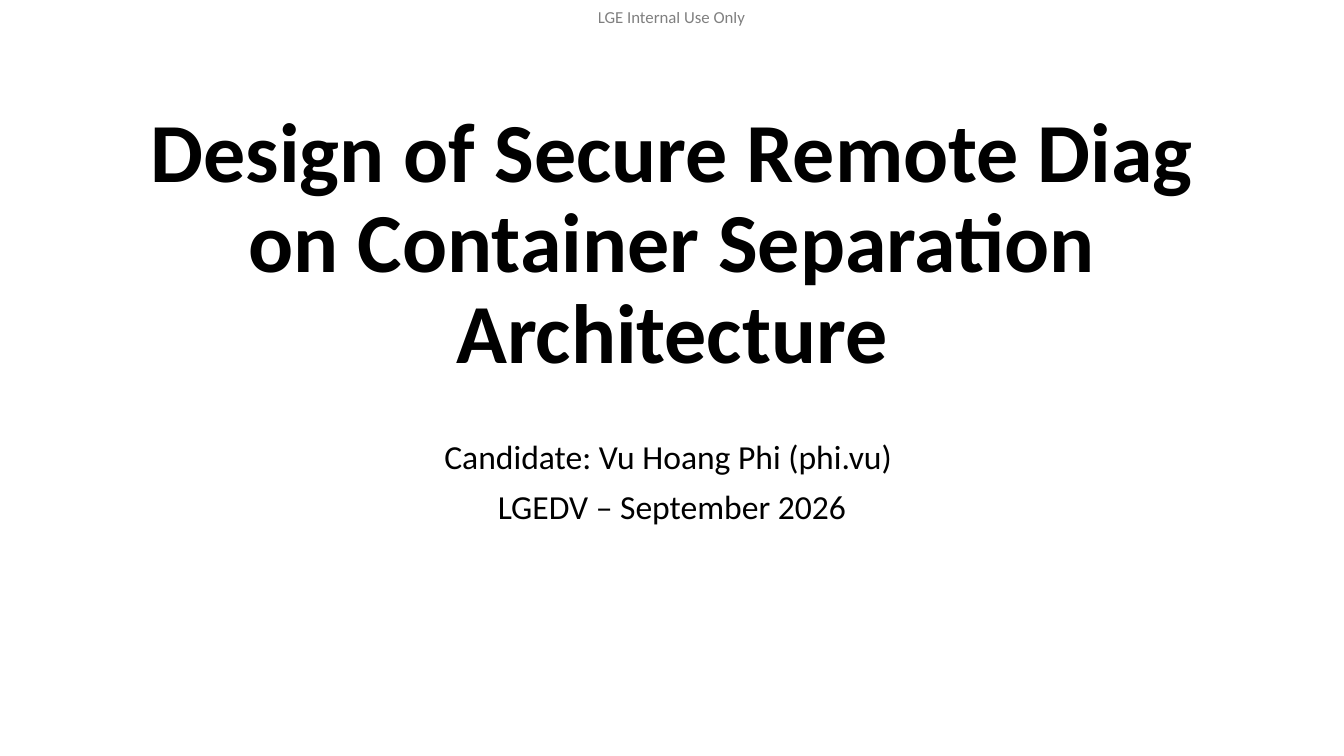
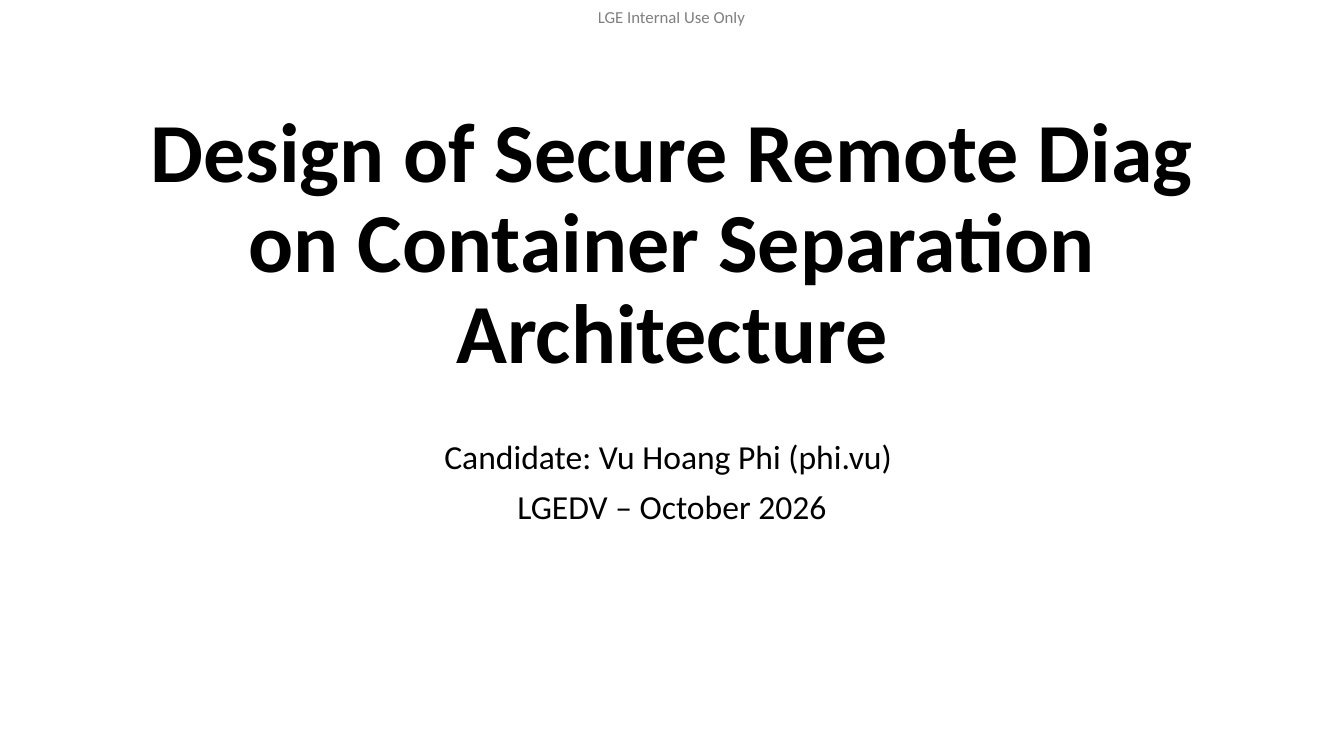
Before and after one commit to btqt/fe, a slide deck: slide 1 of design/FE_phi.vu_Design of Secure Remote Diag on Container Separation Architecture_final.pptx. Drawn at 1344x756 pixels with LibreOffice and Linux fonts; fonts in the diff are those of the drawing. Boxes give left, top, right and bottom in pixels: in the first picture for what was removed or moved away, otherwise in the second. Text is boxed around its words. In the diff, an @@ line names an element or a change of style, - is before the commit and + after.

```diff
--- a/design/FE_phi.vu_Design of Secure Remote Diag on Container Separation Architecture_final.pptx
+++ b/design/FE_phi.vu_Design of Secure Remote Diag on Container Separation Architecture_final.pptx
@@ subtitle at (x1=517, y1=495, x2=826, y2=520): text changed @@
-LGEDV – September 2026
+LGEDV – October 2026
```
Also in this commit, not shown: 3 other slides changed.
